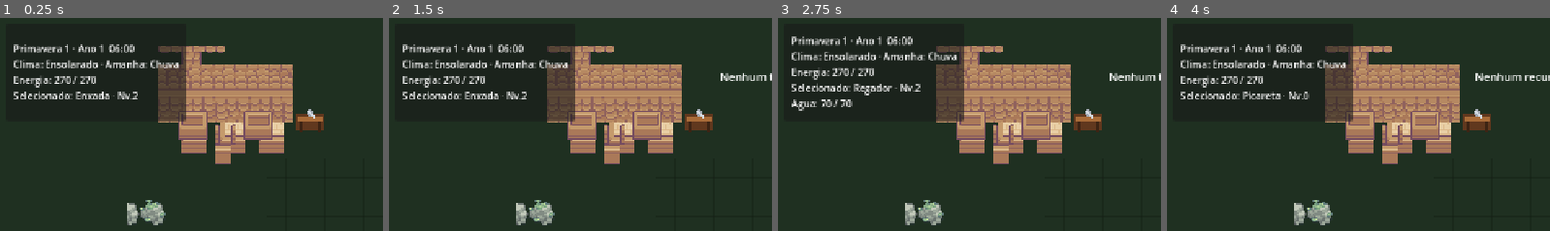
Above: before the commit, frames 1-4 (left to right).
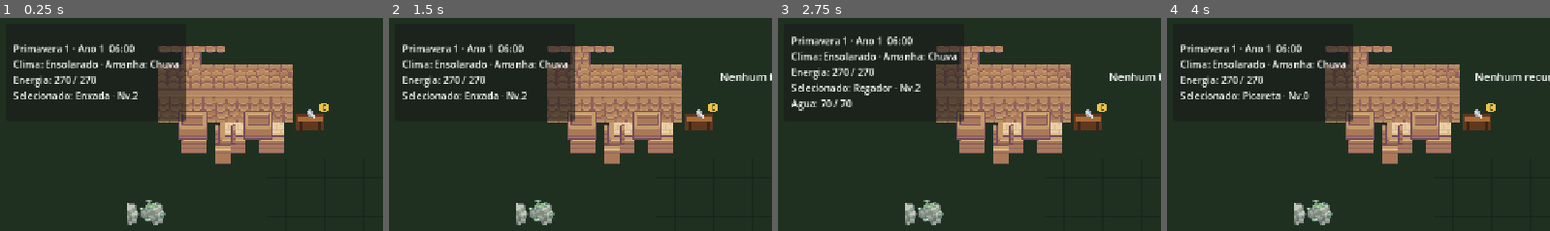
Above: after the commit, the same moments.

Repository: HelioConde/GameSlime
Game: Godot game, scene res://scenes/world/main.tscn
Two runs of this game, one before a commit and one after it. Both use one fixed random seed, a clock stepped at 60 frames per second and the inputs below.
Inputs (mouse positions are % of the whole screen's width and height, from its top left):
- Up to frame 1 (0.25 s): no input
- Up to frame 2 (1.5 s): tap Enter at 0.5 s; move the mouse to (72, 45) at 0.52 s; hold D 0.53-1.28 s; tap E at 0.6 s; click (72, 45) at 0.67 s; tap Space at 0.77, 1.25 s; move the mouse to (30, 55) at 1.27 s; hold S from 1.28 s (still down); tap 1 at 1.35 s
- Up to frame 3 (2.75 s): tap Space at 1.52 s; move the mouse to (60, 28) at 2.02 s; release S at 2.03 s; hold D from 2.03 s (still down); tap 2 at 2.1 s
- Up to frame 4 (4 s): move the mouse to (45, 70) at 2.77 s; release D at 2.78 s; hold W 2.78-3.53 s; tap 3 at 2.85 s; click (45, 70) at 2.92 s; tap Space at 3.02, 3.77 s; tap Enter at 3.5 s; move the mouse to (80, 65) at 3.52 s; hold A from 3.53 s (still down); tap 4 at 3.6 s
The pictures show only the part of the screen within x 0-50%, y 0-50%; the shares and areas given below are measured in that part.

The runs differ from the first frame. In frame 1, less than 0.1% of the frame differs, in the area x 83-86%, y 40-45%; in frame 2, less than 0.1%; in frame 3, less than 0.1%; in frame 4, less than 0.1%.

Commit message:
feat: mark upgrade station as interactive

Diff:
--- a/scripts/world/tool_upgrade_station.gd
+++ b/scripts/world/tool_upgrade_station.gd
@@ -67,3 +67,13 @@
 	draw_line(Vector2(16, 0), Vector2(16, 17), Color(0.24, 0.14, 0.08), 5.0)
 	draw_circle(Vector2(0, -15), 6.0, Color(0.63, 0.66, 0.70))
 	draw_line(Vector2(-5, -19), Vector2(8, -8), Color(0.83, 0.86, 0.89), 3.0)
+	draw_circle(Vector2(23, -24), 8.0, Color(0.96, 0.80, 0.28, 0.95))
+	draw_string(
+		ThemeDB.fallback_font,
+		Vector2(20, -20),
+		"E",
+		HORIZONTAL_ALIGNMENT_LEFT,
+		-1,
+		10,
+		Color(0.12, 0.10, 0.06)
+	)
